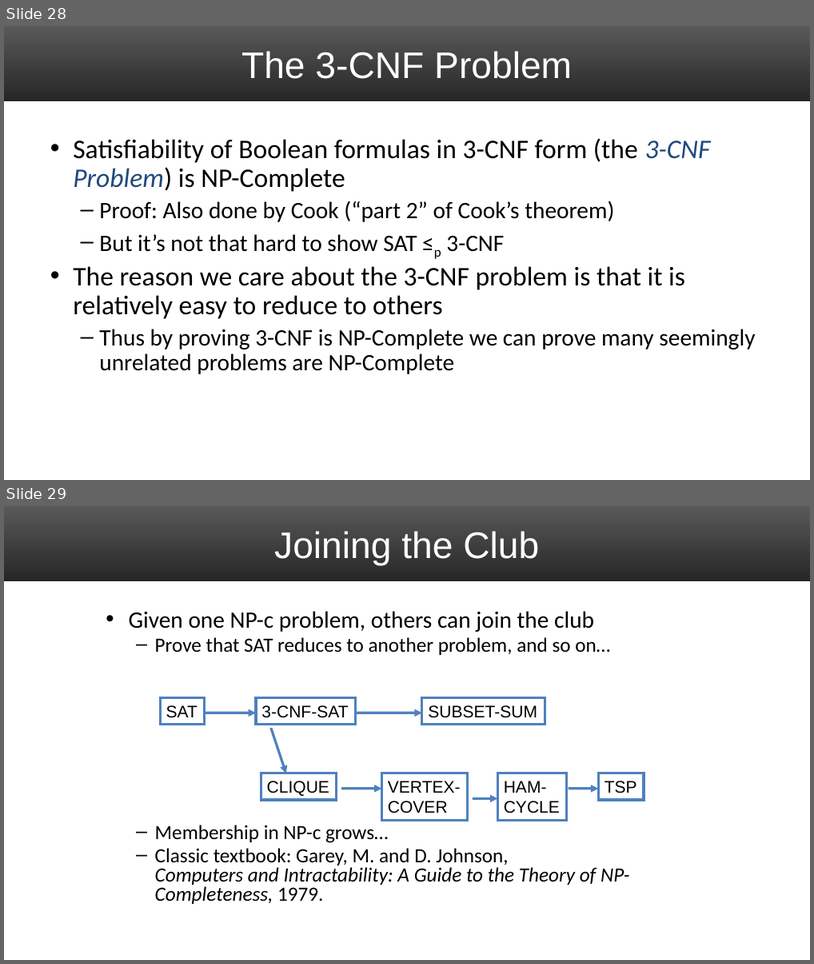
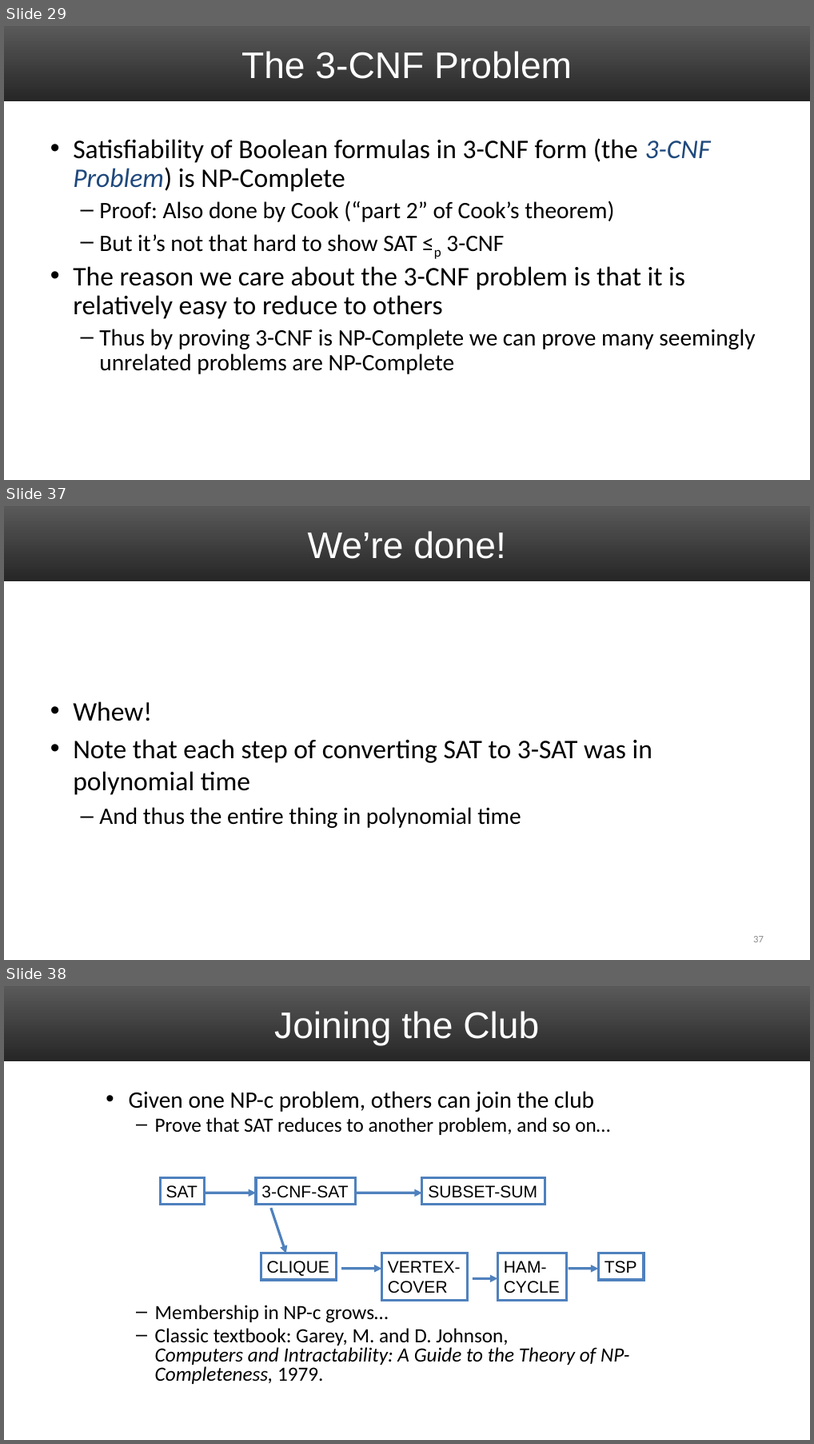
Before and after one commit to markfloryan/dsa2, a slide deck: slides/07-NPCIntro.pptx. Shown one above the other, each under a label of ours: slides 28 and 29 before the commit, slides 29, 37 and 38 after it; the slides between them are not shown. The pictures are 814x964 and 814x1444 pixels, drawn with LibreOffice and Linux fonts; fonts in the diff are those of the drawing. Boxes give left, top, right and bottom in pixels: in the first picture for what was removed or moved away, otherwise in the second. Text is boxed around its words. In the diff, an @@ line names an element or a change of style, - is before the commit and + after.

```diff
--- a/slides/07-NPCIntro.pptx
+++ b/slides/07-NPCIntro.pptx
@@ slide 37 added at (4,506,810,960), background #FFFFFF; not listed: 1 template element that a slide beside it also shows @@
@@ title added at (308,531,506,559), 44 pt, text #FFFFFF @@
+We’re done!
@@ text added at (73,701,653,828), 32 pt, text #000000 @@
+• Whew!
+• Note that each step of converting SAT to 3-SAT was in polynomial time
+  – And thus the entire thing in polynomial time
@@ page number added at (754,936,764,942), 12 pt, text #8C8C8C @@
+37
@@ what was slide 28 is now slide 29 @@
@@ what was slide 29 is now slide 38 @@
```
Also in this commit, not shown: 2 slides changed, 10 other slides added, 2 slides removed, 2 other files.
